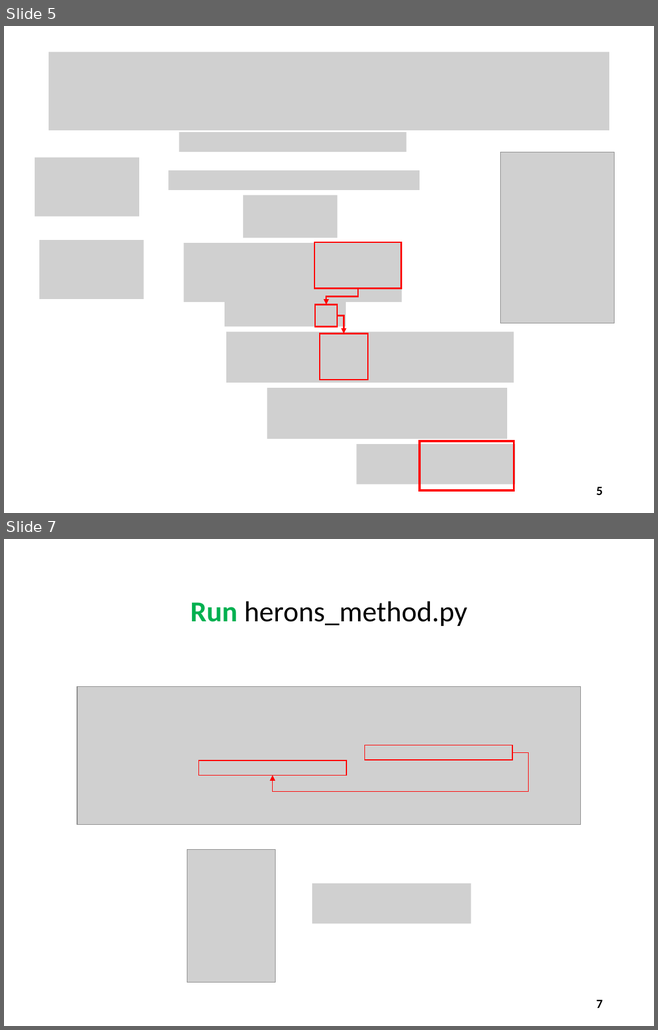
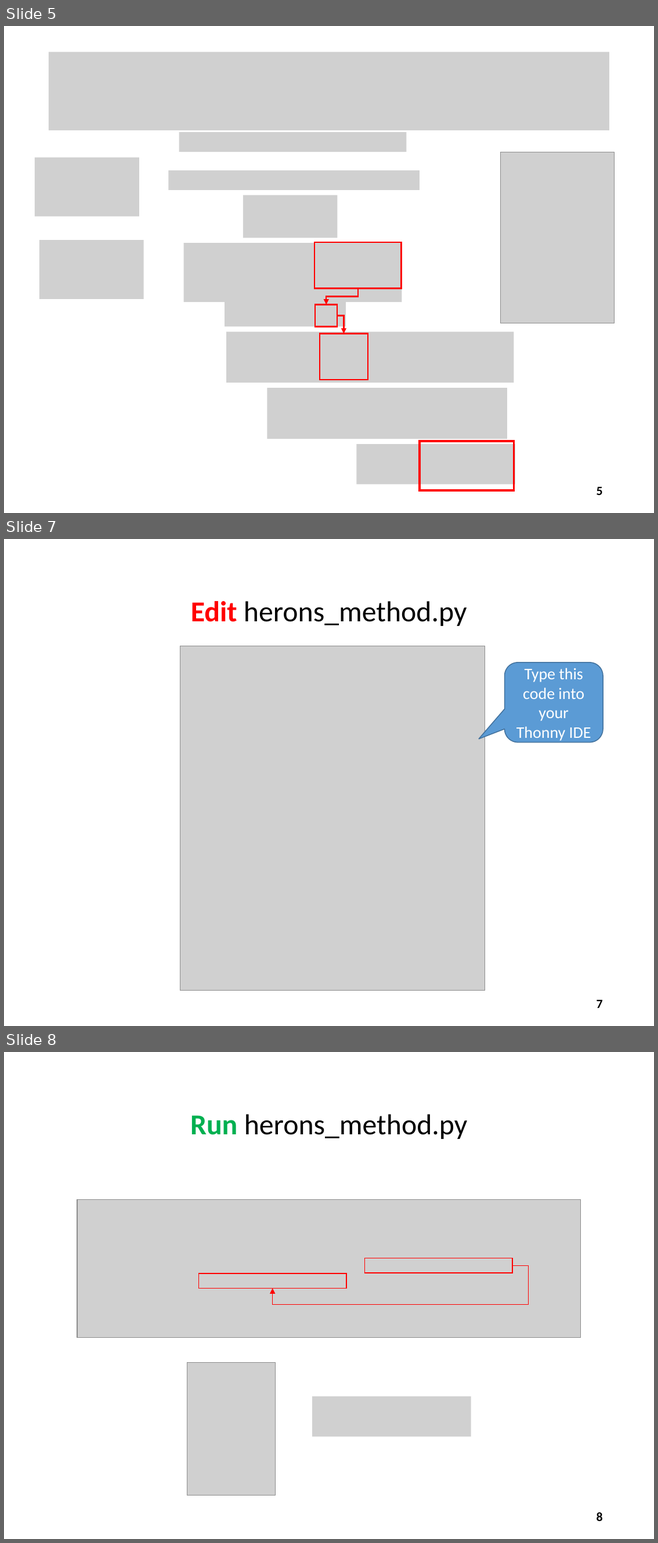
Before and after one commit to dbiersach/csi-spark-prep, a slide deck: slides/Session 04 - Computational Mathematics/Session 04 - Computational Mathematics.pptx. Shown one above the other, each under a label of ours: slides 5 and 7 before the commit, slides 5, 7 and 8 after it; the slides between them are not shown. The pictures are 658x1030 and 658x1543 pixels, drawn with LibreOffice and Linux fonts; fonts in the diff are those of the drawing; grey boxes stand for pictures. Boxes give left, top, right and bottom in pixels: in the first picture for what was removed or moved away, otherwise in the second. Text is boxed around its words. In the diff, an @@ line names an element or a change of style, - is before the commit and + after.

```diff
--- a/slides/Session 04 - Computational Mathematics/Session 04 - Computational Mathematics.pptx
+++ b/slides/Session 04 - Computational Mathematics/Session 04 - Computational Mathematics.pptx
@@ slide 7 added at (x1=4, y1=539, x2=654, y2=1026), background #FFFFFF @@
@@ title added at (x1=191, y1=601, x2=467, y2=626), 32 pt, text #000000 @@
+Edit herons_method.py
@@ picture added at (x1=180, y1=646, x2=485, y2=990) @@
@@ rounded speech box added at (x1=504, y1=663, x2=603, y2=743), fill #5B9BD5, outline #43739E 1 pt, 18 pt, text #FFFFFF @@
+Type this code into your Thonny IDE
@@ page number added at (x1=596, y1=1000, x2=603, y2=1008), 14 pt, text #000000, bold @@
+7
@@ what was slide 7 is now slide 8 @@
@@ page number at (x1=596, y1=1513, x2=603, y2=1521): text changed @@
-7
+8
```
Also in this commit, not shown: 4 slides changed, 2 other slides added, 6 other files.
